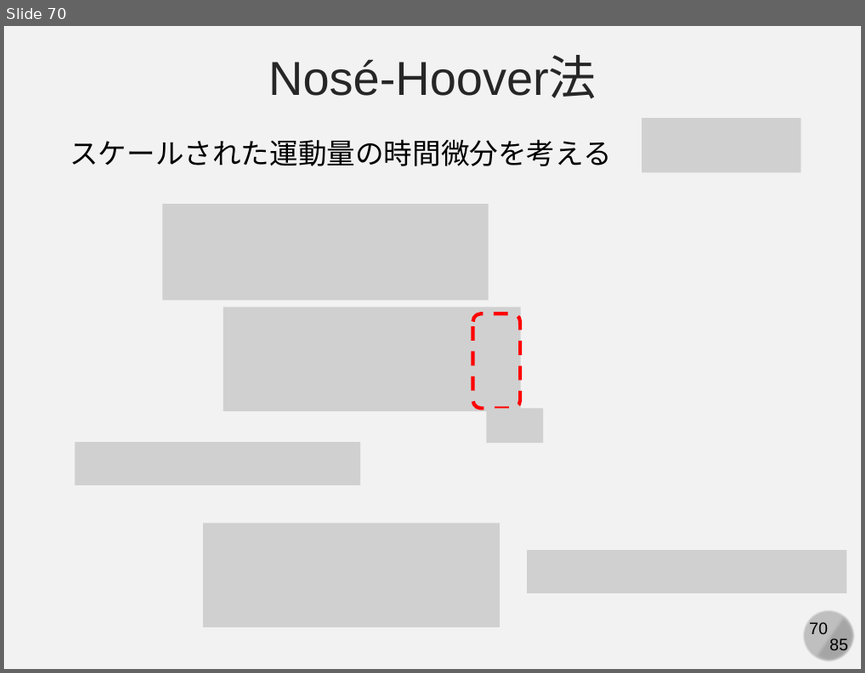
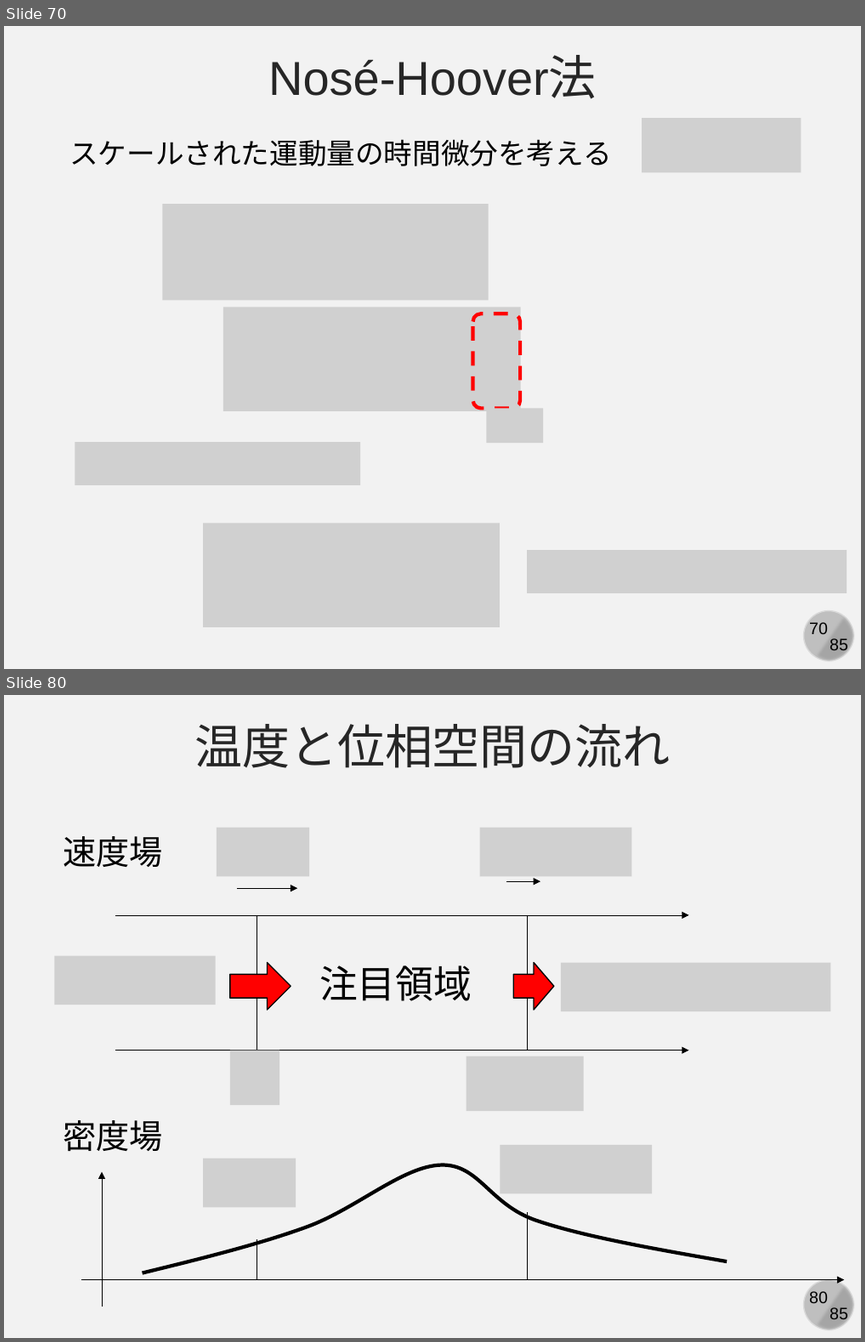
Before and after one commit to kaityo256/simulation_engineering, a slide deck: 06_md_observable/simulation06.pptx. Shown one above the other, each under a label of ours: slide 70 before the commit, slides 70 and 80 after it; the slides between them are not shown. The pictures are 865x673 and 865x1342 pixels, drawn with LibreOffice and Linux fonts; fonts in the diff are those of the drawing; grey boxes stand for pictures. Boxes give left, top, right and bottom in pixels: in the first picture for what was removed or moved away, otherwise in the second. Text is boxed around its words. In the diff, an @@ line names an element or a change of style, - is before the commit and + after.

```diff
--- a/06_md_observable/simulation06.pptx
+++ b/06_md_observable/simulation06.pptx
@@ slide 80 added at <box>4,695,861,1338</box>, background #F2F2F2; not listed: 4 template elements that a slide beside it also shows @@
@@ text added at <box>194,724,670,768</box>, 40 pt, text #262626 @@
+温度と位相空間の流れ
@@ text added at <box>63,836,162,867</box>, 28 pt, text #000000 @@
+速度場
@@ picture added at <box>216,828,309,877</box> @@
@@ picture added at <box>479,828,631,877</box> @@
@@ arrow added from (237, 888) to (298, 888), #000000 0.5 pt @@
@@ arrow added from (507, 882) to (540, 882), #000000 0.5 pt @@
@@ arrow added from (115, 915) to (688, 915), #000000 0.5 pt @@
@@ line added from (256, 1049) to (256, 915), #000000 0.5 pt @@
@@ line added from (527, 1049) to (527, 915), #000000 0.5 pt @@
@@ picture added at <box>54,955,216,1004</box> @@
@@ right arrow added at <box>230,962,291,1009</box>, fill #FF0000, outline #000000 1 pt @@
@@ text added at <box>319,965,472,1001</box>, 32 pt, text #000000 @@
+注目領域
@@ right arrow added at <box>513,962,553,1009</box>, fill #FF0000, outline #000000 1 pt @@
@@ picture added at <box>561,962,831,1011</box> @@
@@ arrow added from (115, 1049) to (688, 1049), #000000 0.5 pt @@
@@ picture added at <box>230,1049,280,1105</box> @@
@@ picture added at <box>466,1055,583,1111</box> @@
@@ text added at <box>63,1120,162,1151</box>, 28 pt, text #000000 @@
+密度場
@@ picture added at <box>500,1145,652,1194</box> @@
@@ arrow added from (102, 1307) to (102, 1171), #000000 0.5 pt @@
@@ freeform shape added at <box>142,1164,726,1272</box>, outline #000000 3 pt @@
@@ picture added at <box>203,1157,296,1207</box> @@
@@ line added from (527, 1279) to (527, 1212), #000000 0.5 pt @@
@@ line added from (256, 1279) to (256, 1239), #000000 0.5 pt @@
@@ arrow added from (82, 1279) to (844, 1279), #000000 0.5 pt @@
```
Also in this commit, not shown: 2 slides changed, 8 other slides added.
